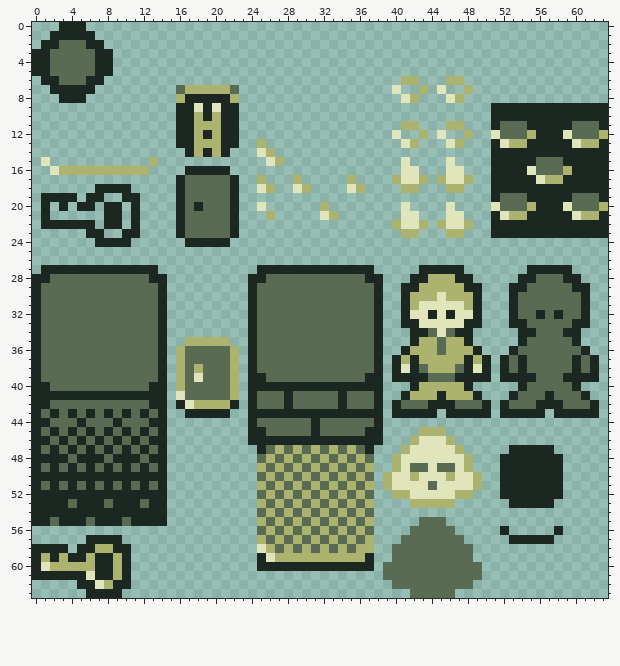
File history of a pixel-art sprite, Assets/Images/Tiles.png. Above: the version before the commit.
The file is 64x64 pixels.
After the commit:
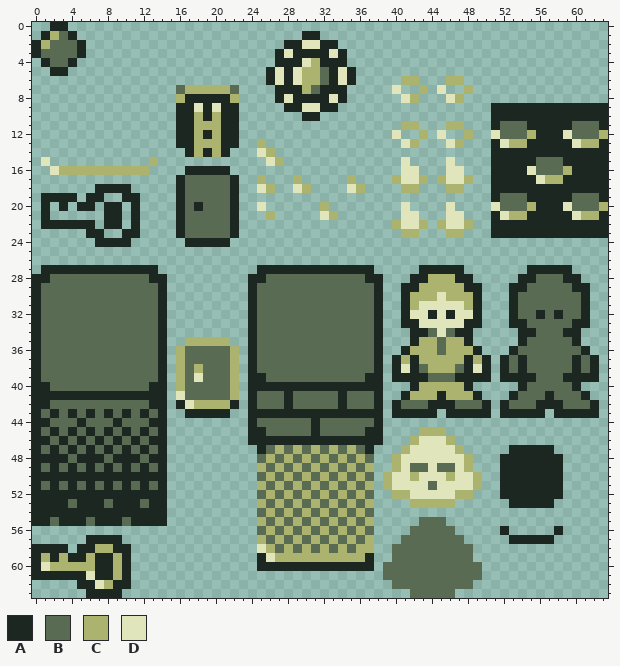
Palette (. is transparent): A #1d2722  B #5a6b54  C #abb36e  D #e1e5bb
From the commit log: Add level markers
What changed:
The author put colour A in row 0 at x 2; in row 1 at x 1 and 30 to 31; in row 2 at x 0, 28 to 29 and 32 to 33; in row 3 at x 27, 29 to 32 and 34; in row 4 at x 27 to 29 and 32 to 34; in rows 5 to 6 at x 26, 28, 33 and 35.
The author put colour A in row 7 at x 27 to 29 and 32 to 34; in row 8 at x 27, 29 to 32 and 34; in row 9 at x 28 to 29 and 32 to 33; in row 10 at x 30 to 31.
Colour B becomes colour A in rows 2 to 3 at x 5; in row 4 at x 4; in row 5 at x 2 to 3.
The author put colour B in rows 5 to 6 at x 32; in row 7 at x 31.
Colour A becomes colour B in row 1 at x 3; in row 2 at x 2; in row 3 at x 1.
The author put colour C in row 4 at x 31; in rows 5 to 6 at x 30 to 31; in row 7 at x 30.
Colour A becomes colour C in row 1 at x 2; in row 2 at x 1.
The author put colour D in row 2 at x 30 to 31; in row 3 at x 28 and 33; in row 4 at x 30; in rows 5 to 6 at x 27, 29 and 34; in row 8 at x 28 and 33; in row 9 at x 30 to 31.
The edit erases colour A in row 0 at x 4 to 5; in row 1 at x 5 to 6; in row 2 at x 6 to 7; in row 3 at x 7 to 8; in row 4 at x 0 and 7 to 8; in row 5 at x 0 to 1 and 7 to 8.
The edit erases colour A in row 6 at x 1 to 2 and 6 to 7; in row 7 at x 2 to 6; in row 8 at x 3 to 5.
The edit erases colour B in row 3 at x 6; in row 4 at x 5 to 6; in row 5 at x 4 to 6; in row 6 at x 3 to 5.
Changed places in both pictures, as pixel boxes (x1, y1, x2, y2):
changed: (32, 22, 113, 103)
added: (266, 31, 356, 121)
